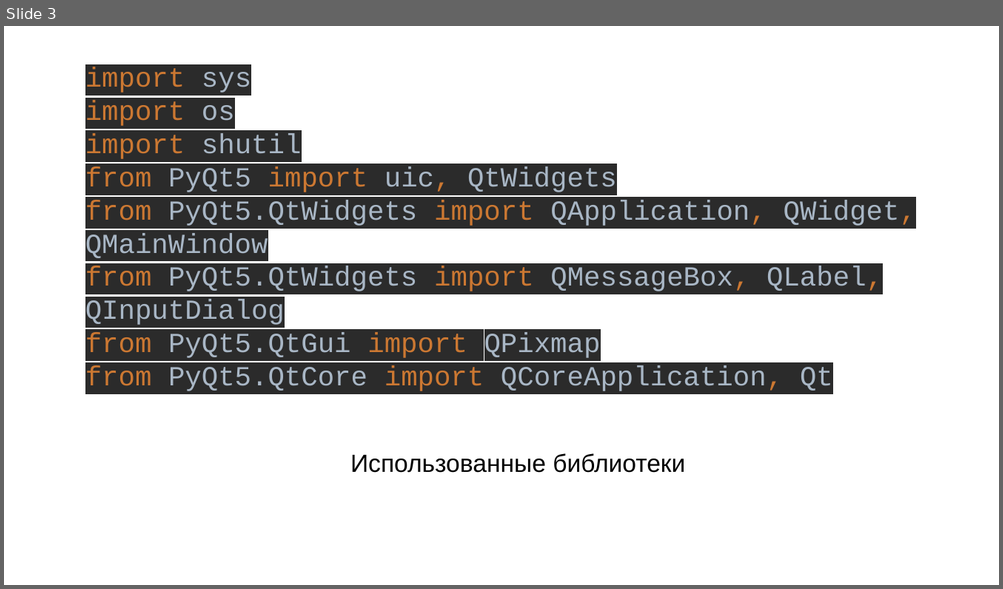
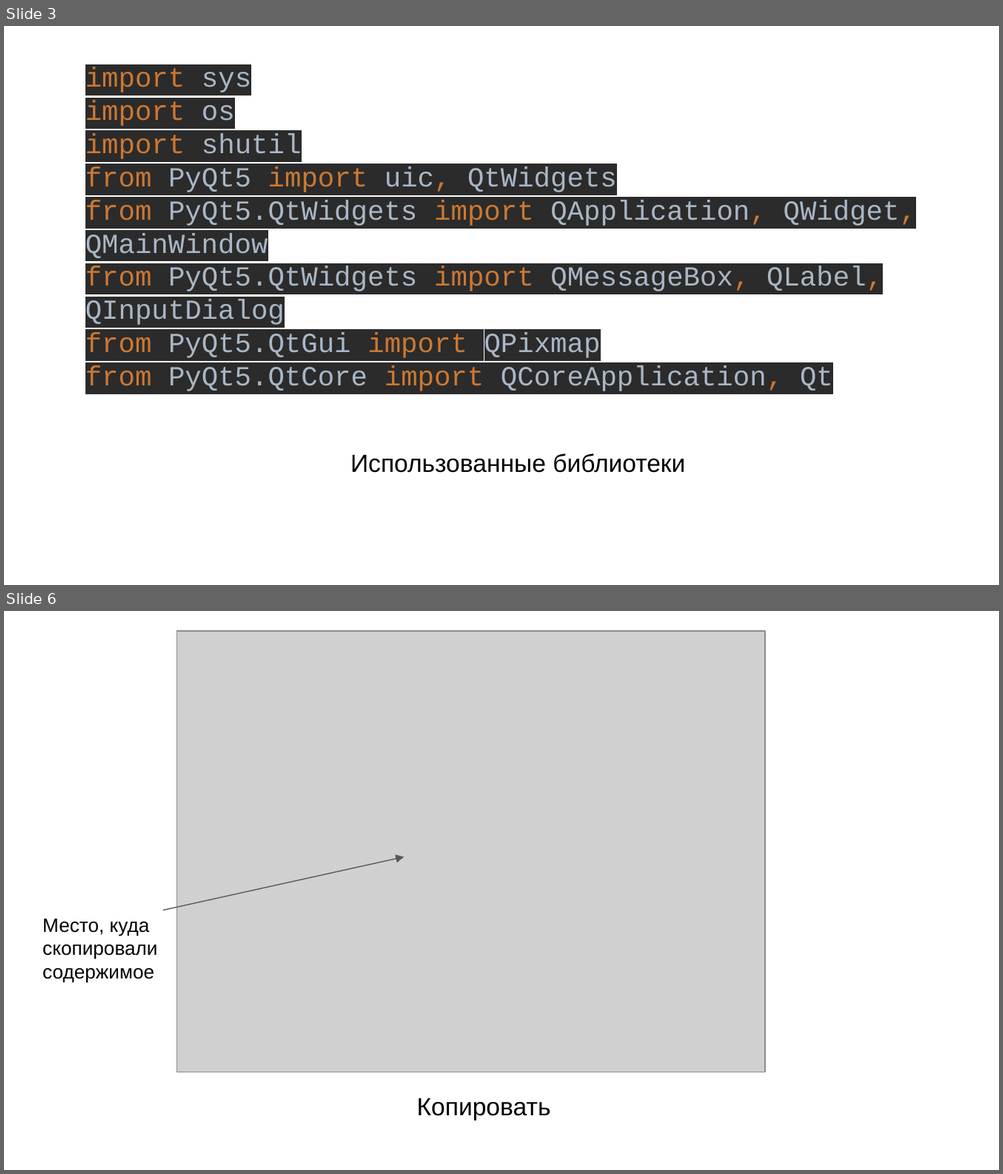
Before and after one commit to lllRusLiklll/FileManeger, a slide deck: Презентация.pptx. Shown one above the other, each under a label of ours: slide 3 before the commit, slides 3 and 6 after it; the slides between them are not shown. The pictures are 1003x589 and 1003x1174 pixels, drawn with LibreOffice and Linux fonts; fonts in the diff are those of the drawing; grey boxes stand for pictures. Boxes give left, top, right and bottom in pixels: in the first picture for what was removed or moved away, otherwise in the second. Text is boxed around its words. In the diff, an @@ line names an element or a change of style, - is before the commit and + after.

```diff
--- a/Презентация.pptx
+++ b/Презентация.pptx
@@ slide 6 added at (x1=4, y1=611, x2=999, y2=1170), background #FFFFFF @@
@@ picture added at (x1=177, y1=631, x2=765, y2=1073) @@
@@ arrow added from (163, 911) to (404, 857), #595959 0.75 pt @@
@@ text added at (x1=42, y1=919, x2=157, y2=983), 14 pt, text #000000 @@
+Место, куда скопировали содержимое
@@ text added at (x1=417, y1=1099, x2=551, y2=1120), 18 pt, text #000000 @@
+Копировать
```
Also in this commit, not shown: 4 other slides added, 5 slides removed, 3 other files.
